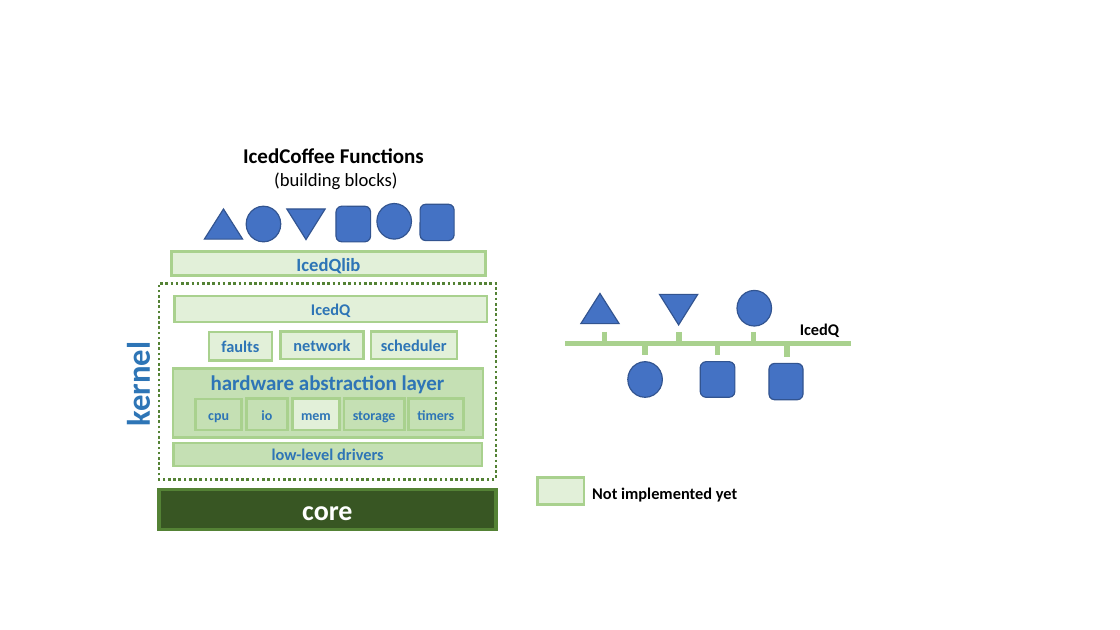
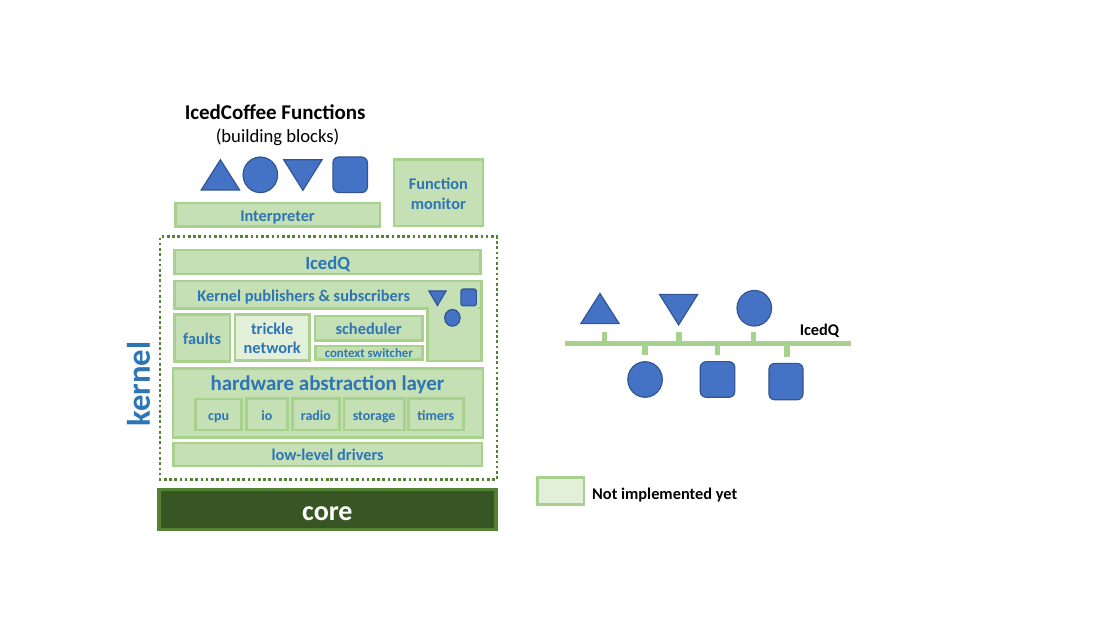
Before and after one commit to rromanotero/IcedCoffeeOS, a slide deck: slide 1 of docs/IcedCoffee architecture.pptx. Drawn at 1120x630 pixels with LibreOffice and Linux fonts; fonts in the diff are those of the drawing. Boxes give left, top, right and bottom in pixels: in the first picture for what was removed or moved away, otherwise in the second. Text is boxed around its words. In the diff, an @@ line names an element or a change of style, - is before the commit and + after.

```diff
--- a/docs/IcedCoffee architecture.pptx
+++ b/docs/IcedCoffee architecture.pptx
@@ text "IcedCoffee Functions": place and size @@
-text "IcedCoffee Functions" at [243, 148, 424, 190]
+text "IcedCoffee Functions" at [185, 104, 365, 146]
@@ triangle: place and size @@
-triangle at [204, 209, 243, 239]
+triangle at [202, 160, 240, 190]
@@ 1 triangle, 1 ellipse, 1 rounded rectangle: place and size @@
-1 triangle, 1 ellipse, 1 rounded rectangle at [246, 207, 371, 242]
+1 triangle, 1 ellipse, 1 rounded rectangle at [243, 157, 367, 192]
@@ rectangle added at [394, 160, 483, 226], fill #C5E0B4, outline #A9D18E 2.25 pt, 14 pt, text #2E75B6, bold @@
+Function
+monitor
@@ rectangle added at [176, 203, 381, 227], fill #C5E0B4, outline #A9D18E 2.25 pt, 14 pt, text #2E75B6, bold @@
+Interpreter
@@ ellipse removed at [377, 203, 412, 239] @@
@@ rectangle: place and size @@
-rectangle at [159, 283, 496, 479]
+rectangle at [160, 237, 497, 480]
@@ rectangle removed at [171, 252, 486, 276] @@
-IcedQlib
@@ rectangle "IcedQ": place and size @@
-rectangle "IcedQ" at [175, 296, 487, 322]
+rectangle "IcedQ" at [175, 250, 481, 275]
@@ rectangle "IcedQ" at [175, 250, 481, 275]: size 14 to 16 pt; fill #E2F0D9 to #C5E0B4 @@
@@ rectangle added at [175, 281, 482, 308], fill #C5E0B4, outline #A9D18E 2.25 pt, 14 pt, text #2E75B6, bold @@
+Kernel publishers & subscribers
@@ rectangle added at [429, 299, 478, 352], fill #C5E0B4 @@
@@ triangle added at [429, 291, 446, 305], fill #4472C4, outline #325491 1 pt @@
@@ rounded rectangle: place and size @@
-rounded rectangle at [420, 204, 455, 240]
+rounded rectangle at [461, 289, 476, 306]
@@ rounded rectangle at [461, 289, 476, 306]: mirrored @@
@@ rectangle "faults": place and size @@
-rectangle "faults" at [209, 332, 272, 360]
+rectangle "faults" at [175, 314, 230, 361]
@@ rectangle "trickle network": place and size @@
-rectangle "trickle network" at [281, 331, 363, 359]
+rectangle "trickle network" at [235, 314, 309, 360]
@@ text in rectangle at [244, 322, 301, 353]: text changed @@
-network
+trickle network
@@ rectangle "scheduler": place and size @@
-rectangle "scheduler" at [371, 331, 456, 359]
+rectangle "scheduler" at [315, 316, 423, 340]
@@ rectangle added at [428, 308, 481, 361], fill #C5E0B4, outline #A9D18E 2.25 pt @@
@@ ellipse added at [444, 309, 460, 326], fill #4472C4, outline #325491 1 pt @@
@@ rectangle added at [316, 346, 423, 360], fill #C5E0B4, outline #A9D18E 2.25 pt, 11 pt, text #2E75B6, bold @@
+context switcher
@@ fill #E2F0D9 to #C5E0B4 in 3 elements at [175, 314, 230, 361], [315, 316, 423, 340], [292, 399, 339, 430] @@
@@ text in rectangle at [301, 410, 331, 420]: text changed @@
-mem
+radio
```
Also in this commit, not shown: 6 other files.
